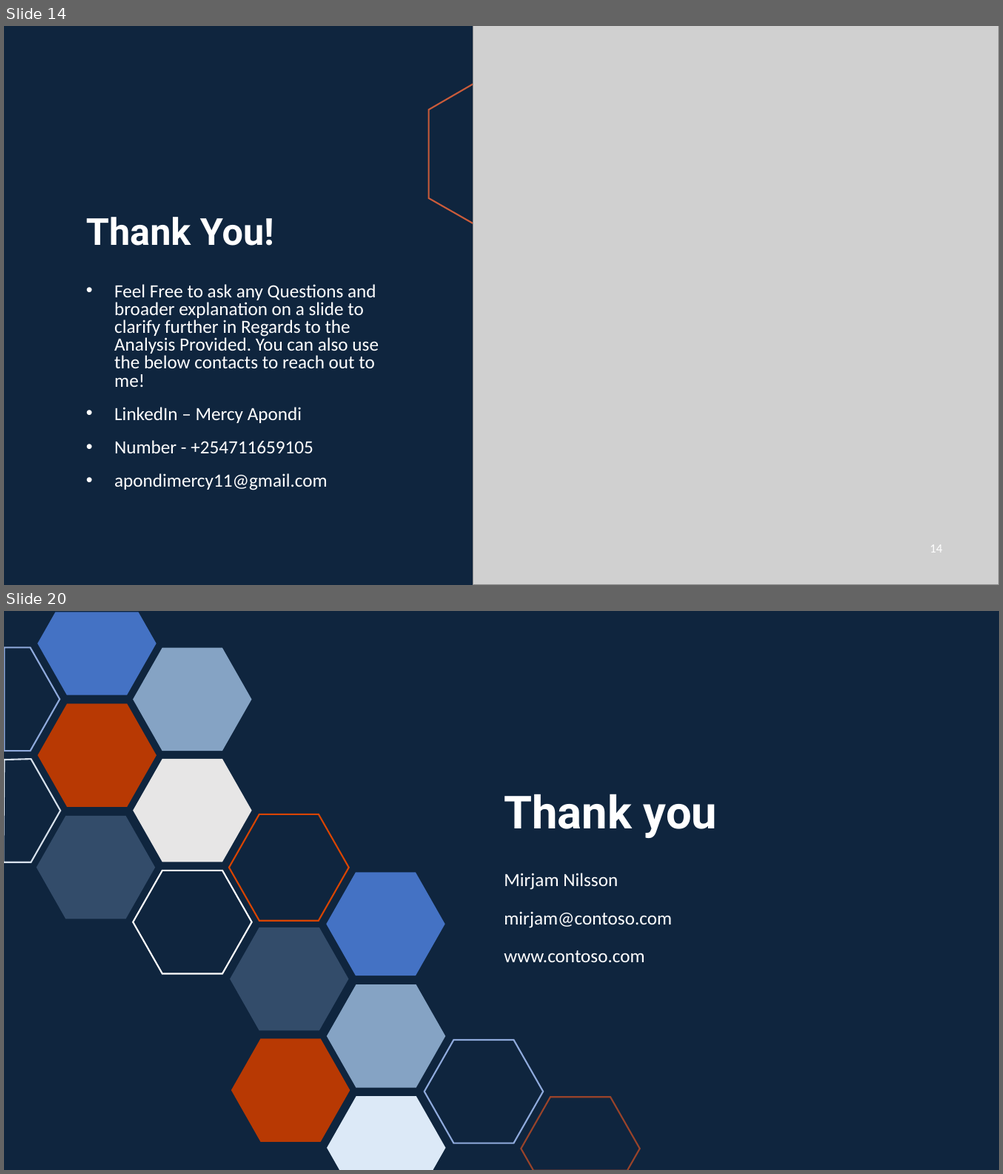
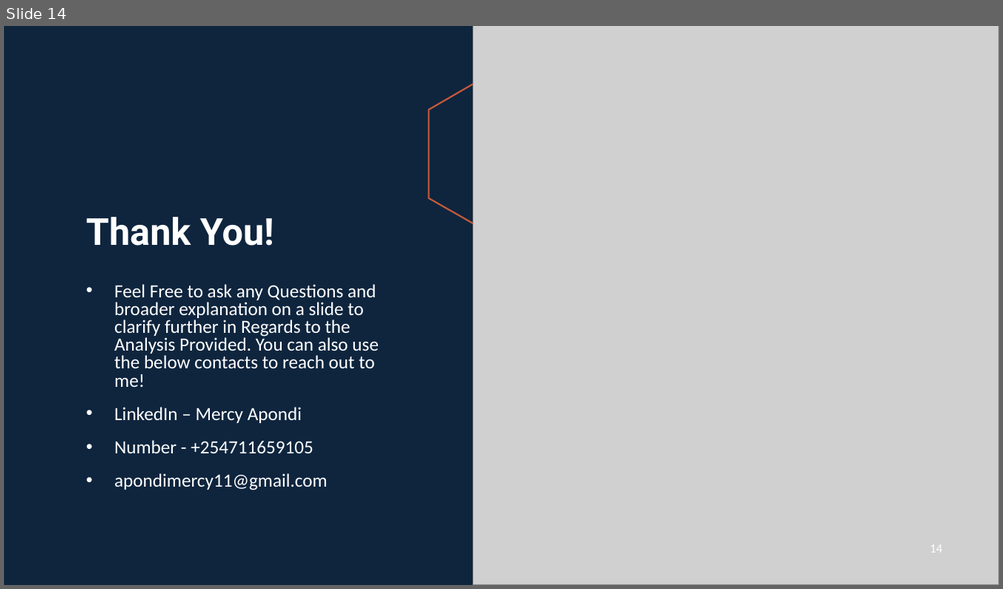
Before and after one commit to Apondi9911/New-Aviation-Fleet-Acquisition-Risk-Analysis, a slide deck: PresentationSlides/New Aviation Fleet Acquisition Risk Analysis.pptx. Shown one above the other, each under a label of ours: slides 14 and 20 before the commit, slide 14 after it; the slides between them are not shown. The pictures are 1003x1174 and 1003x589 pixels, drawn with LibreOffice and Linux fonts; fonts in the diff are those of the drawing; grey boxes stand for pictures. Boxes give left, top, right and bottom in pixels: in the first picture for what was removed or moved away, otherwise in the second. Text is boxed around its words. In the diff, an @@ line names an element or a change of style, - is before the commit and + after.

```diff
--- a/PresentationSlides/New Aviation Fleet Acquisition Risk Analysis.pptx
+++ b/PresentationSlides/New Aviation Fleet Acquisition Risk Analysis.pptx
@@ slide 20 removed at <box>4,611,999,1170</box>, background #0F253E @@
@@ freeform shape removed at <box>37,612,156,695</box> @@
@@ freeform shape removed at <box>4,647,60,752</box> @@
@@ hexagon removed at <box>133,647,252,752</box> @@
@@ hexagon removed at <box>37,703,156,807</box> @@
@@ freeform shape removed at <box>4,760,60,863</box> @@
@@ hexagon removed at <box>133,759,252,863</box> @@
@@ title removed at <box>504,794,717,838</box> @@
-Thank you
@@ hexagon removed at <box>36,816,155,920</box> @@
@@ hexagon removed at <box>229,815,349,921</box> @@
@@ hexagon removed at <box>133,871,252,974</box> @@
@@ hexagon removed at <box>327,873,445,977</box> @@
@@ text removed at <box>504,873,671,963</box> @@
-Mirjam Nilsson
-mirjam@contoso.com
-www.contoso.com
@@ hexagon removed at <box>230,927,349,1031</box> @@
@@ hexagon removed at <box>327,985,445,1088</box> @@
@@ hexagon removed at <box>231,1039,350,1143</box> @@
@@ hexagon removed at <box>424,1040,543,1144</box> @@
@@ freeform shape removed at <box>327,1096,446,1170</box> @@
@@ freeform shape removed at <box>521,1097,640,1170</box> @@
```
Also in this commit, not shown: 5 other slides removed, 10 other files.
